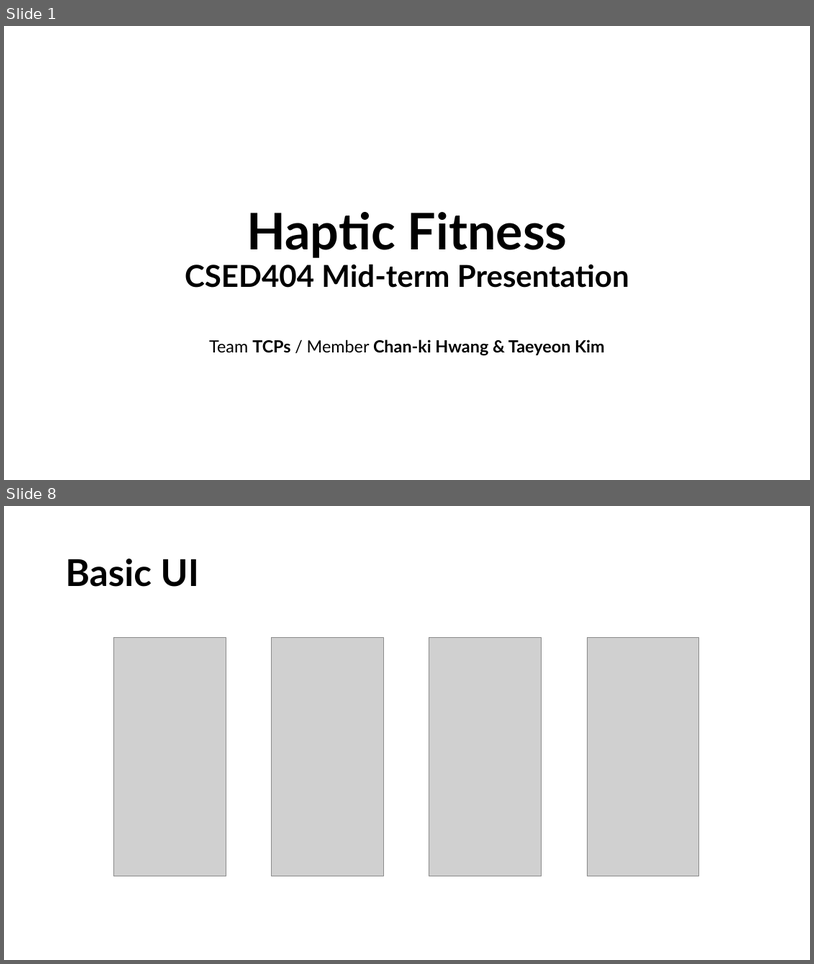
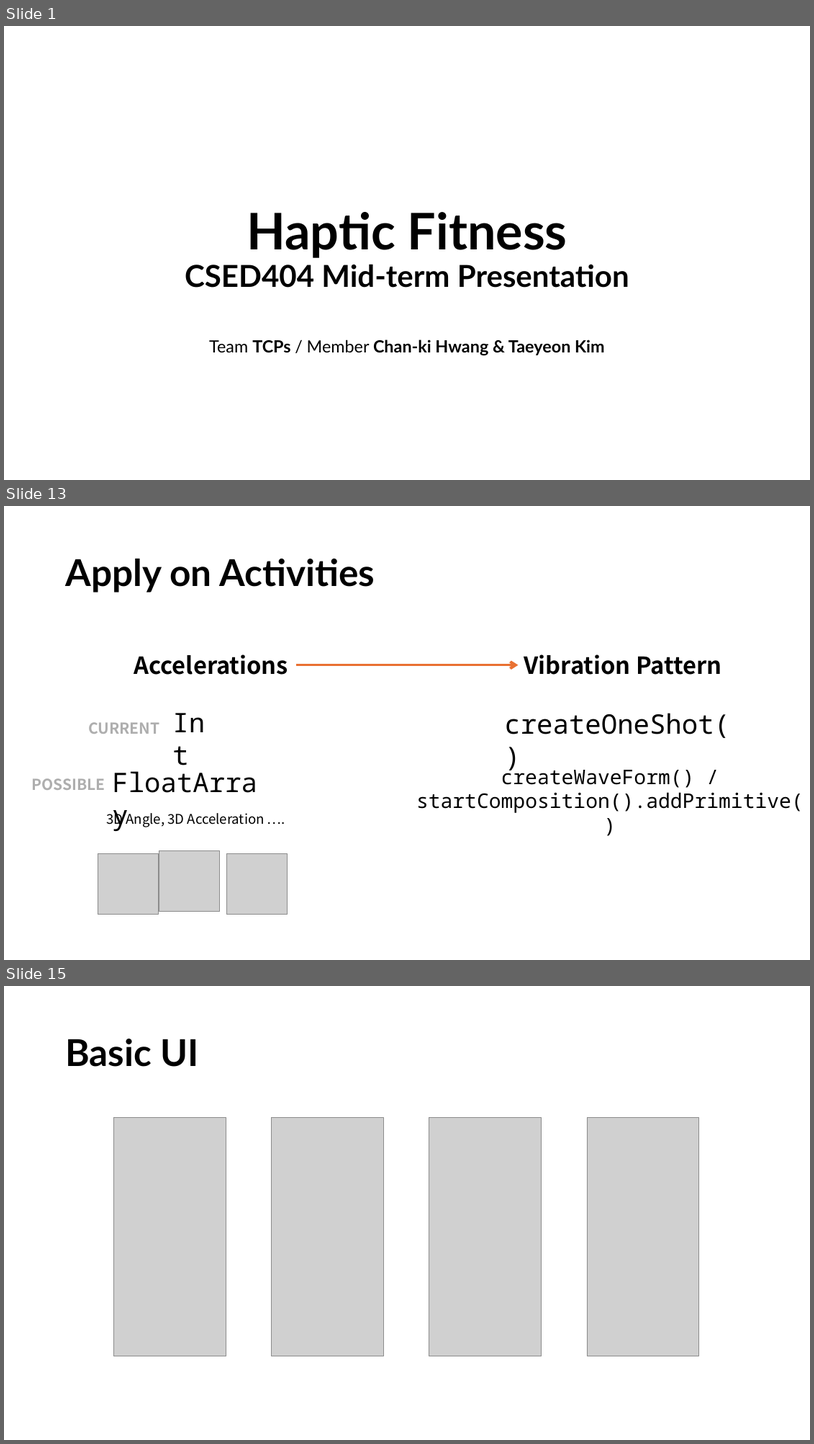
Before and after one commit to Aplace0927/CSED404-Mobile-Ubiquitous-Computing-Project, a slide deck: Presentations/Midterm-TCPs.pptx. Shown one above the other, each under a label of ours: slides 1 and 8 before the commit, slides 1, 13 and 15 after it; the slides between them are not shown. The pictures are 814x964 and 814x1444 pixels, drawn with LibreOffice and Linux fonts; fonts in the diff are those of the drawing; grey boxes stand for pictures. Boxes give left, top, right and bottom in pixels: in the first picture for what was removed or moved away, otherwise in the second. Text is boxed around its words. In the diff, an @@ line names an element or a change of style, - is before the commit and + after.

```diff
--- a/Presentations/Midterm-TCPs.pptx
+++ b/Presentations/Midterm-TCPs.pptx
@@ slide 13 added at [4,506,810,960], background #FFFFFF @@
@@ title added at [65,559,375,592], 44 pt, text #000000, bold @@
+Apply on Activities
@@ text added at [134,654,288,674], 28 pt, text #000000, bold @@
+Accelerations
@@ text added at [525,654,722,674], 28 pt, text #000000, bold @@
+Vibration Pattern
@@ arrow added from (296, 665) to (519, 665), #E97132 3 pt @@
@@ text added at [167,703,226,742], 32 pt, text #000000 @@
+Int
@@ text added at [504,713,730,738], 32 pt, text #000000 @@
+createOneShot()
@@ text added at [88,722,160,734], 18 pt, text #AEAEAE, bold @@
+CURRENT
@@ text added at [106,762,278,801], 32 pt, text #000000 @@
+FloatArray
@@ text added at [417,764,804,813], 24 pt, text #000000 @@
+createWaveForm() /
+startComposition().addPrimitive()
@@ text added at [32,778,106,790], 18 pt, text #AEAEAE, bold @@
+POSSIBLE
@@ text added at [106,810,265,828], 16 pt, text #000000 @@
+3D Angle, 3D Acceleration ….
@@ picture added at [160,851,220,911] @@
@@ picture added at [98,854,158,914] @@
@@ picture added at [226,854,287,914] @@
@@ what was slide 8 is now slide 15 @@
```
Also in this commit, not shown: 1 slide changed, 9 other slides added, 2 slides removed.
